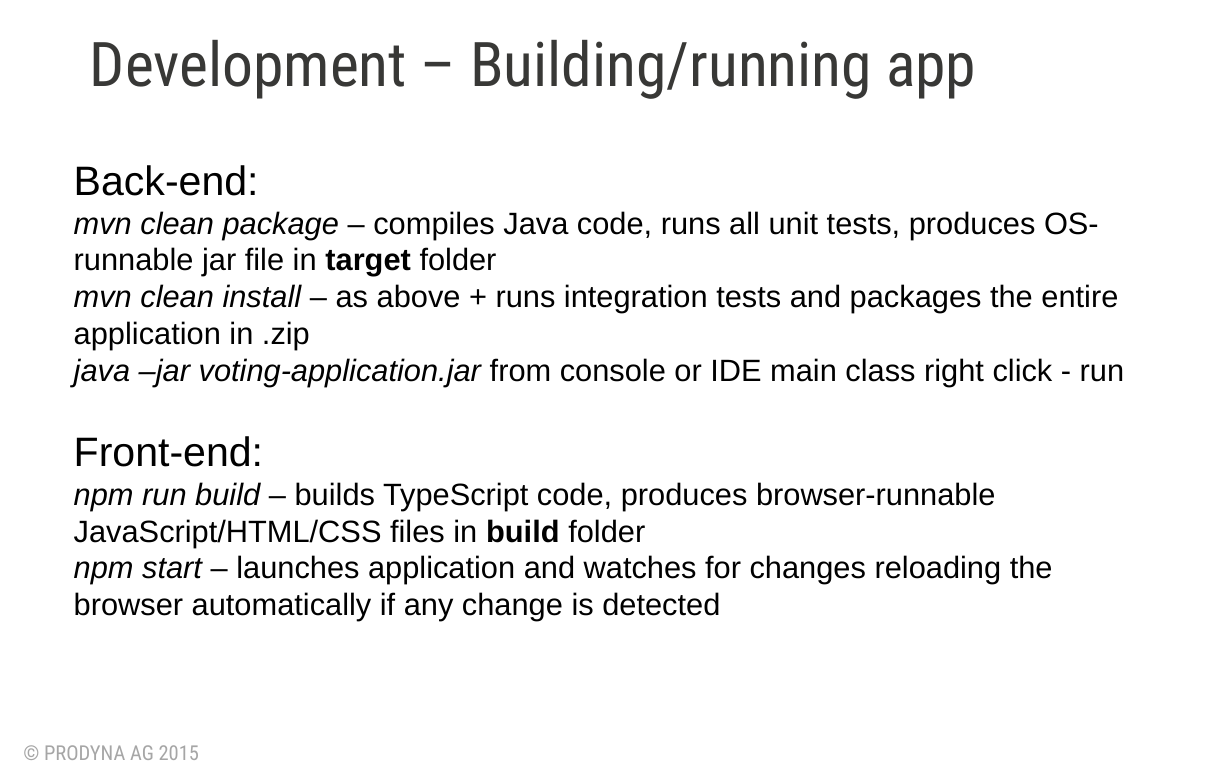
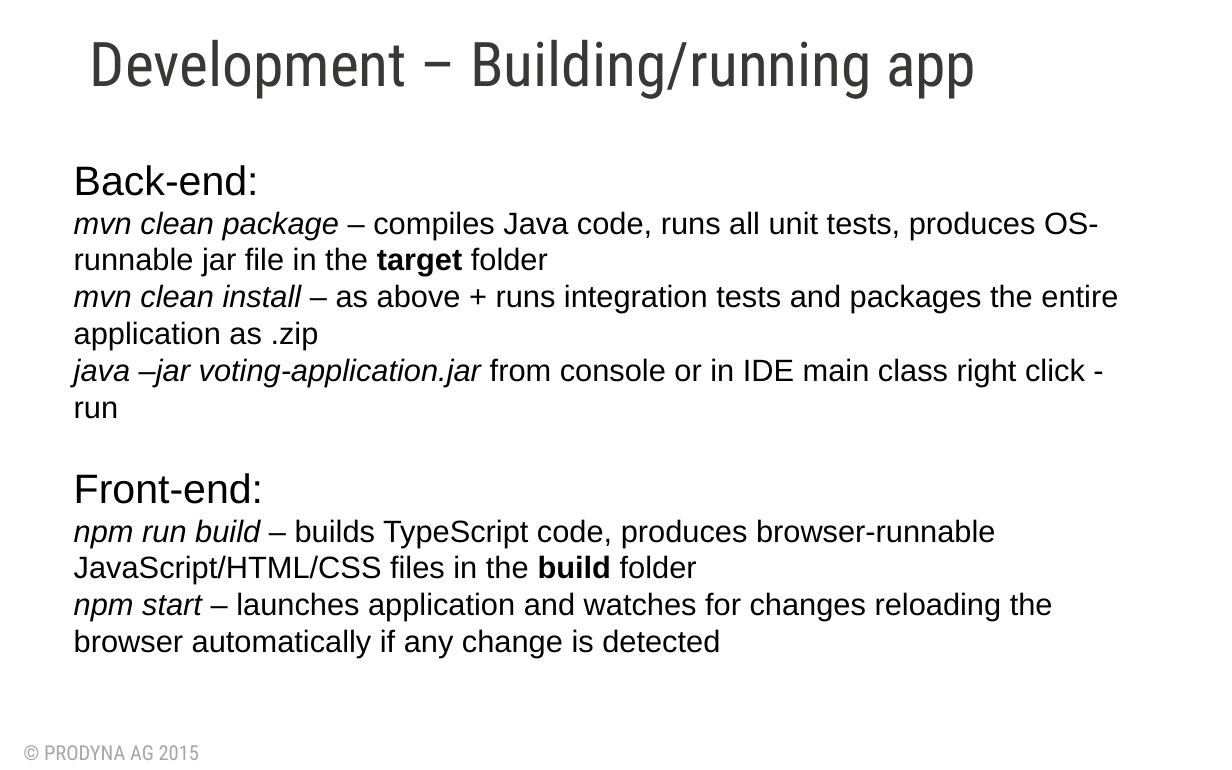
Before and after one commit to BGligorijevic/pac-slides, a slide deck: slide 14 of PAC-final-presentation.pptx. Drawn at 1232x770 pixels with LibreOffice and Linux fonts; fonts in the diff are those of the drawing; background and template pictures are left out. Boxes give left, top, right and bottom in pixels: in the first picture for what was removed or moved away, otherwise in the second. Text is boxed around its words. In the diff, an @@ line names an element or a change of style, - is before the commit and + after.

```diff
--- a/PAC-final-presentation.pptx
+++ b/PAC-final-presentation.pptx
@@ text at <box>74,211,1118,419</box>: text changed @@
-mvn clean package – compiles Java code, runs all unit tests, produces OS-runnable jar file in target folder
-mvn clean install – as above + runs integration tests and packages the entire application in .zip
-java –jar voting-application.jar from console or IDE main class right click - run
+mvn clean package – compiles Java code, runs all unit tests, produces OS-runnable jar file in the target folder
+mvn clean install – as above + runs integration tests and packages the entire application as .zip
+java –jar voting-application.jar from console or in IDE main class right click - run
@@ text at <box>74,519,996,584</box>: text changed @@
-npm run build – builds TypeScript code, produces browser-runnable JavaScript/HTML/CSS files in build folder
+npm run build – builds TypeScript code, produces browser-runnable JavaScript/HTML/CSS files in the build folder
```
Also in this commit, not shown: 9 other slides changed, 4 slides added.
